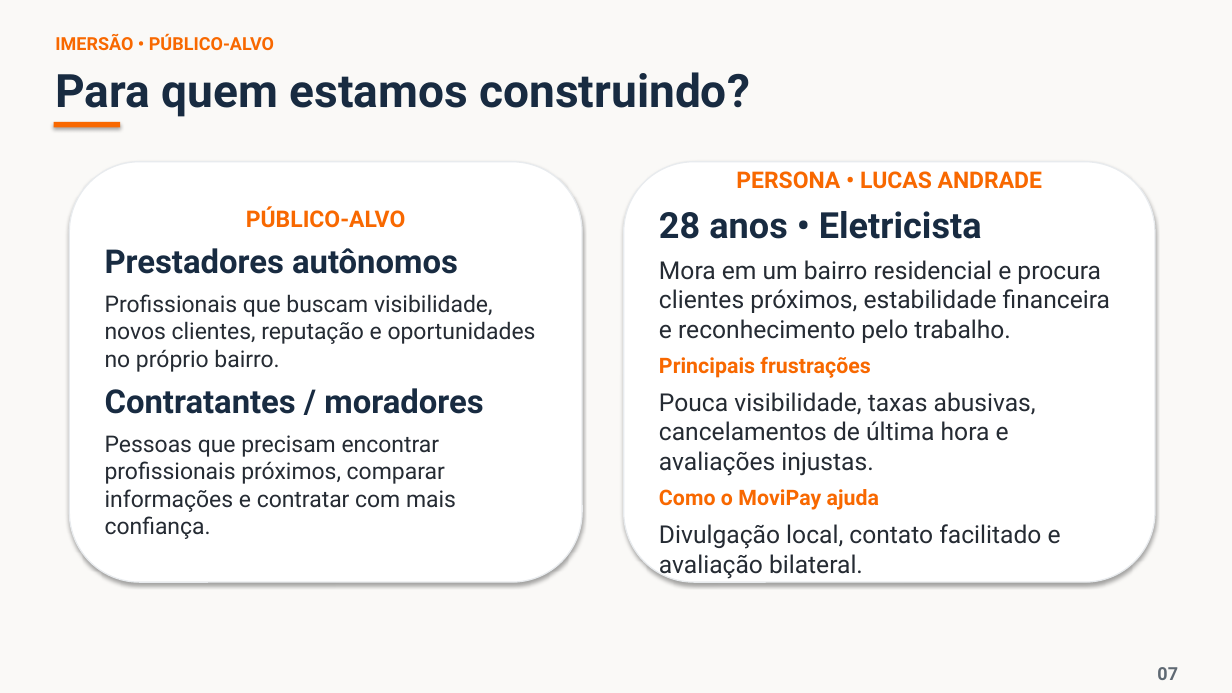
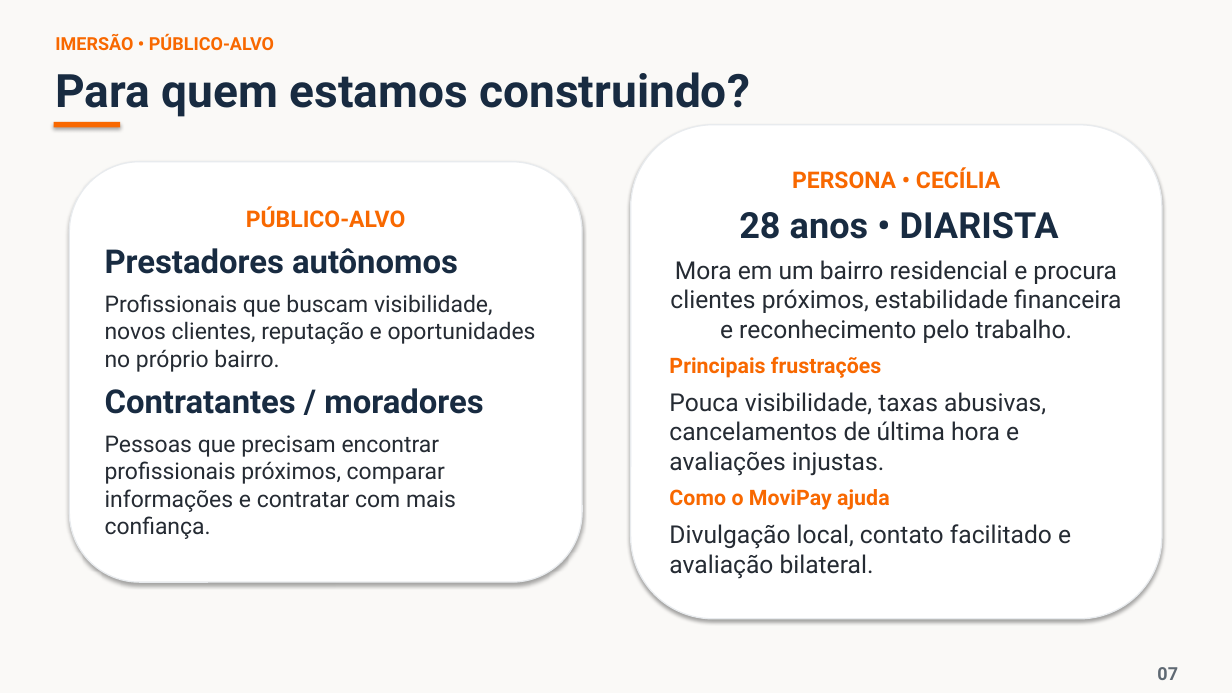
Before and after one commit to Nycollealves/documento_tcc, a slide deck: slide 7 of Apresentacao_TCC_MoviPay_Auditorio.pptx. Drawn at 1232x693 pixels with LibreOffice and Linux fonts; fonts in the diff are those of the drawing. Boxes give left, top, right and bottom in pixels: in the first picture for what was removed or moved away, otherwise in the second. Text is boxed around its words. In the diff, an @@ line names an element or a change of style, - is before the commit and + after.

```diff
--- a/Apresentacao_TCC_MoviPay_Auditorio.pptx
+++ b/Apresentacao_TCC_MoviPay_Auditorio.pptx
@@ rounded rectangle "PERSONA • CECÍLIA": place and size @@
-rounded rectangle "PERSONA • CECÍLIA" at [624, 162, 1155, 582]
+rounded rectangle "PERSONA • CECÍLIA" at [631, 125, 1163, 619]
@@ text in rounded rectangle at [739, 168, 1059, 239]: text changed @@
-PERSONA • LUCAS ANDRADE
-28 anos • Eletricista
+PERSONA • CECÍLIA
+28 anos • DIARISTA
@@ text in rounded rectangle at [670, 260, 1121, 343]: alignment left to centre @@
```
Also in this commit, not shown: 8 other slides changed.
